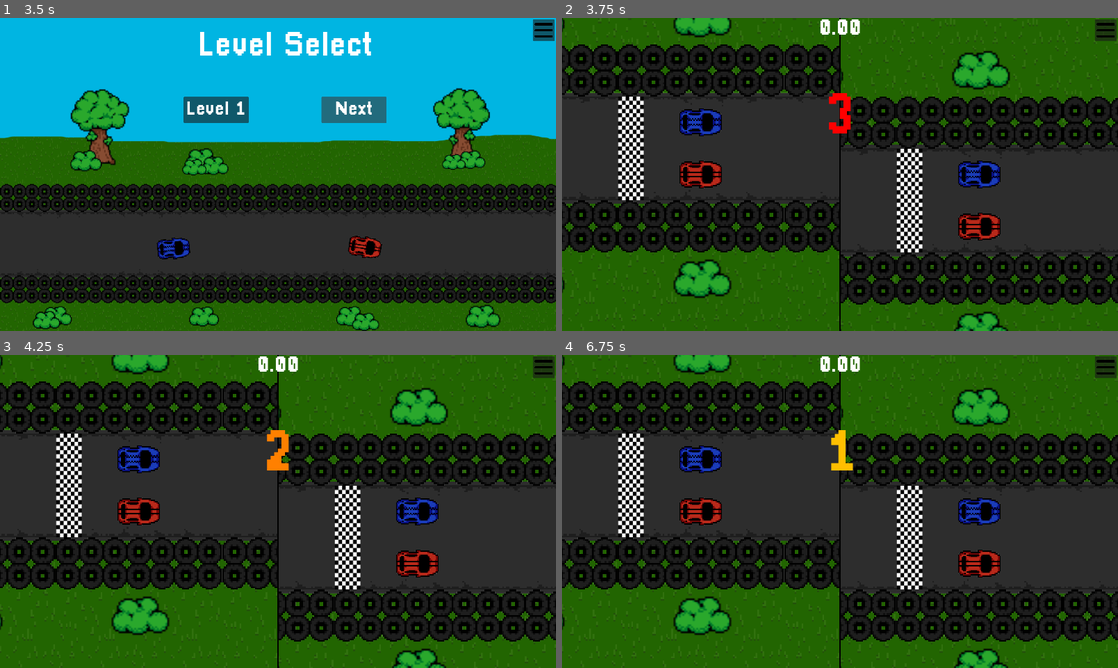
Above: before the commit, frames 1-4 (two rows, left to right).
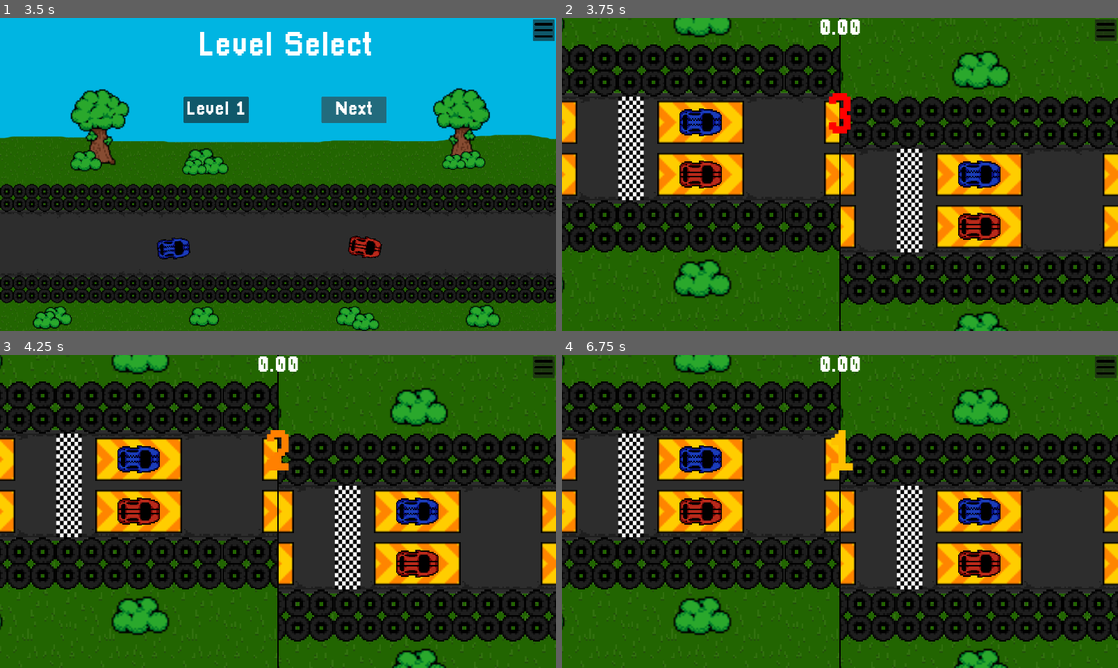
Above: after the commit, the same moments.

Repository: PixelWolf8976/BAISD-AT-at-game
Game: Godot game, scene res://Scenes/main_menu.tscn
Two runs of this game, one before a commit and one after it. Both use one fixed random seed, a clock stepped at 60 frames per second and the inputs below. Sound files missing from this copy of the repository are replaced by a short silence.
Inputs (mouse positions are in pixels of both pictures, inside the frame that each line leads up to):
- Up to frame 1 (3.5 s): click "Play" at 0.5 s; click (544, 30) at 1.27 s; click "Resume" at 2 s; click "Two Player" at 2.75 s
- Up to frame 2 (3.75 s): click "Level 1" at 3.5 s
- Up to frame 3 (4.25 s): no input
- Up to frame 4 (6.75 s): click (1106, 367) at 4.25 s; click "Resume" at 5 s; tap Enter at 5.75 s; hold D (turn_right_1) 5.78-6.53 s; hold Left (turn_left_2) 5.78-6.53 s; tap Space at 6.5 s; hold A (turn_left_1) from 6.53 s (still down); tap Right (turn_right_2) at 6.6 s

Frame 1 is identical in both runs. In frame 2, 9.2% of the frame differs, in the area x 0-100%, y 26-74%; in frame 3, 9.2%; in frame 4, 9.2%.

Commit message:
did things with boosts

Diff:
--- a/Resources/Player1.gd
+++ b/Resources/Player1.gd
@@ -1,4 +1,5 @@
 extends CharacterBody2D
+class_name player1
 
 @export var defaultMaxSpeed = 1250.0 * Global.speedMultiplier
 @export var corneringMaxSpeed = 1000.0 * Global.speedMultiplier
--- a/Resources/Player2.gd
+++ b/Resources/Player2.gd
@@ -1,4 +1,5 @@
 extends CharacterBody2D
+class_name player2
 
 @export var defaultMaxSpeed = 1250.0 * Global.speedMultiplier
 @export var corneringMaxSpeed = 1000.0 * Global.speedMultiplier
--- a/Resources/speed_boost.gd
+++ b/Resources/speed_boost.gd
@@ -10,11 +10,13 @@
 	$AnimatedSprite2D.play()
 
 func _on_body_entered(body: Node2D) -> void:
-	body.defaultMaxSpeed = defaultMaxSpeed * speedBoost
-	body.corneringMaxSpeed = corneringMaxSpeed * speedBoost
-	body.acceleration = acceleration * speedBoost
+	if body is player1 || body is player2:
+		body.defaultMaxSpeed = defaultMaxSpeed * speedBoost
+		body.corneringMaxSpeed = corneringMaxSpeed * speedBoost
+		body.acceleration = acceleration * speedBoost
 
 func _on_body_exited(body: Node2D) -> void:
-	body.defaultMaxSpeed = defaultMaxSpeed
-	body.corneringMaxSpeed = corneringMaxSpeed
-	body.acceleration = acceleration
+	if body is player1 || body is player2:
+		body.defaultMaxSpeed = defaultMaxSpeed
+		body.corneringMaxSpeed = corneringMaxSpeed
+		body.acceleration = acceleration
--- a/Scenes/Track 1.tscn
+++ b/Scenes/Track 1.tscn
@@ -116,18 +116,23 @@
 
 [node name="Barriers13" parent="." instance=ExtResource("1_s6rg4")]
 position = Vector2(8086, 6875)
+rotation = 3.14159
 
 [node name="Barriers14" parent="." instance=ExtResource("1_s6rg4")]
 position = Vector2(7126, 6875)
+rotation = 3.14159
 
 [node name="Barriers15" parent="." instance=ExtResource("1_s6rg4")]
 position = Vector2(6166, 6875)
+rotation = 3.14159
 
 [node name="Barriers16" parent="." instance=ExtResource("1_s6rg4")]
 position = Vector2(5206, 6875)
+rotation = 3.14159
 
 [node name="Barriers20" parent="." instance=ExtResource("1_s6rg4")]
 position = Vector2(1366, 6875)
+rotation = 3.14159
 
 [node name="StaticBody2D7" parent="." instance=ExtResource("2_2wxdp")]
 position = Vector2(618, 6883)
@@ -148,11 +153,11 @@
 
 [node name="Barriers21" parent="." instance=ExtResource("1_s6rg4")]
 position = Vector2(-1090, 4419)
-rotation = 1.5708
+rotation = -1.5708
 
 [node name="Barriers22" parent="." instance=ExtResource("1_s6rg4")]
 position = Vector2(-1090, 3459)
-rotation = 1.5708
+rotation = -1.5708
 
 [node name="Corner" parent="." instance=ExtResource("4_2vf3j")]
 position = Vector2(-1091, 2661)
@@ -193,18 +198,23 @@
 
 [node name="Barriers29" parent="." instance=ExtResource("1_s6rg4")]
 position = Vector2(398, 8810)
+rotation = 3.14159
 
 [node name="Barriers30" parent="." instance=ExtResource("1_s6rg4")]
 position = Vector2(2318, 8810)
+rotation = 3.14159
 
 [node name="Barriers31" parent="." instance=ExtResource("1_s6rg4")]
 position = Vector2(1358, 8810)
+rotation = 3.14159
 
 [node name="Barriers33" parent="." instance=ExtResource("1_s6rg4")]
 position = Vector2(-562, 8810)
+rotation = 3.14159
 
 [node name="Barriers34" parent="." instance=ExtResource("1_s6rg4")]
 position = Vector2(-1522, 8810)
+rotation = 3.14159
 
 [node name="Barriers35" parent="." instance=ExtResource("1_s6rg4")]
 position = Vector2(-1920, 0)
@@ -246,15 +256,19 @@
 
 [node name="Barriers37" parent="." instance=ExtResource("1_s6rg4")]
 position = Vector2(-7576, 10562)
+rotation = 3.14159
 
 [node name="Barriers38" parent="." instance=ExtResource("1_s6rg4")]
 position = Vector2(-6616, 10562)
+rotation = 3.14159
 
 [node name="Barriers39" parent="." instance=ExtResource("1_s6rg4")]
 position = Vector2(-5656, 10562)
+rotation = 3.14159
 
 [node name="Barriers40" parent="." instance=ExtResource("1_s6rg4")]
 position = Vector2(-4696, 10562)
+rotation = 3.14159
 
 [node name="StaticBody2D13" parent="." instance=ExtResource("2_2wxdp")]
 position = Vector2(-3948, 10570)
@@ -280,19 +294,19 @@
 
 [node name="Barriers41" parent="." instance=ExtResource("1_s6rg4")]
 position = Vector2(-10029, 5206)
-rotation = 1.5708
+rotation = -1.5708
 
 [node name="Barriers42" parent="." instance=ExtResource("1_s6rg4")]
 position = Vector2(-10029, 8086)
-rotation = 1.5708
+rotation = -1.5708
 
 [node name="Barriers43" parent="." instance=ExtResource("1_s6rg4")]
 position = Vector2(-10029, 7126)
-rotation = 1.5708
+rotation = -1.5708
 
 [node name="Barriers44" parent="." instance=ExtResource("1_s6rg4")]
 position = Vector2(-10029, 6166)
-rotation = 1.5708
+rotation = -1.5708
 
 [node name="StaticBody2D16" parent="." instance=ExtResource("2_2wxdp")]
 position = Vector2(-7427, 1943)
@@ -339,7 +353,7 @@
 
 [node name="Barriers50" parent="." instance=ExtResource("1_s6rg4")]
 position = Vector2(-7434, 780)
-rotation = 1.5708
+rotation = -1.5708
 
 [node name="TileMap" type="TileMap" parent="."]
 z_index = -10
@@ -350,7 +364,8 @@
 layer_0/tile_data = PackedInt32Array(65532, 4, 0, 65533, 4, 0, 65534, 4, 0, 131068, 4, 0, 131069, 4, 0, 131070, 4, 0, 1 …(41721 unchanged characters)…
 
 [node name="Overpass" parent="." instance=ExtResource("7_ex7dc")]
-position = Vector2(2607, 6875)
+position = Vector2(3535, 6875)
+rotation = 3.14159
 
 [node name="Barriers51" parent="." instance=ExtResource("1_s6rg4")]
 position = Vector2(3116, 6092)
--- a/Scenes/Track 2.tscn
+++ b/Scenes/Track 2.tscn
@@ -59,15 +59,15 @@
 
 [node name="Barriers11" parent="." instance=ExtResource("1_pfmxn")]
 position = Vector2(11935, -3294)
-rotation = 1.5708
+rotation = -1.5708
 
 [node name="Barriers12" parent="." instance=ExtResource("1_pfmxn")]
 position = Vector2(11935, -4254)
-rotation = 1.5708
+rotation = -1.5708
 
 [node name="Barriers13" parent="." instance=ExtResource("1_pfmxn")]
 position = Vector2(11935, -5214)
-rotation = 1.5708
+rotation = -1.5708
 
 [node name="StaticBody2D3" parent="." instance=ExtResource("2_oa7yq")]
 position = Vector2(11942, -5962)
@@ -91,12 +91,15 @@
 
 [node name="Barriers14" parent="." instance=ExtResource("1_pfmxn")]
 position = Vector2(8634, -8518)
+rotation = 3.14159
 
 [node name="Barriers15" parent="." instance=ExtResource("1_pfmxn")]
 position = Vector2(7674, -8518)
+rotation = 3.14159
 
 [node name="Barriers16" parent="." instance=ExtResource("1_pfmxn")]
 position = Vector2(6714, -8518)
+rotation = 3.14159
 
 [node name="StaticBody2D5" parent="." instance=ExtResource("2_oa7yq")]
 position = Vector2(5966, -8525)
@@ -169,15 +172,19 @@
 
 [node name="Barriers25" parent="." instance=ExtResource("1_pfmxn")]
 position = Vector2(-3592, 5630)
+rotation = 3.14159
 
 [node name="Barriers26" parent="." instance=ExtResource("1_pfmxn")]
 position = Vector2(-2632, 5630)
+rotation = 3.14159
 
 [node name="Barriers27" parent="." instance=ExtResource("1_pfmxn")]
 position = Vector2(-1672, 5630)
+rotation = 3.14159
 
 [node name="Barriers28" parent="." instance=ExtResource("1_pfmxn")]
 position = Vector2(-712, 5630)
+rotation = 3.14159
 
 [node name="StaticBody2D9" parent="." instance=ExtResource("2_oa7yq")]
 position = Vector2(-8180, 5638)
@@ -201,15 +208,19 @@
 
 [node name="Barriers29" parent="." instance=ExtResource("1_pfmxn")]
 position = Vector2(-7432, 5630)
+rotation = 3.14159
 
 [node name="Barriers30" parent="." instance=ExtResource("1_pfmxn")]
 position = Vector2(-6472, 5630)
+rotation = 3.14159
 
 [node name="Barriers31" parent="." instance=ExtResource("1_pfmxn")]
 position = Vector2(-5512, 5630)
+rotation = 3.14159
 
 [node name="Barriers32" parent="." instance=ExtResource("1_pfmxn")]
 position = Vector2(-4552, 5630)
+rotation = 3.14159
 
 [node name="StaticBody2D10" parent="." instance=ExtResource("2_oa7yq")]
 position = Vector2(-11578, 2242)
@@ -218,11 +229,11 @@
 
 [node name="Barriers33" parent="." instance=ExtResource("1_pfmxn")]
 position = Vector2(-11570, 1494)
-rotation = 1.5708
+rotation = -1.5708
 
 [node name="Barriers34" parent="." instance=ExtResource("1_pfmxn")]
 position = Vector2(-11570, 534)
-rotation = 1.5708
+rotation = -1.5708
 
 [node name="StaticBody2D11" parent="." instance=ExtResource("2_oa7yq")]
 position = Vector2(-11563, -214)
@@ -243,11 +254,11 @@
 
 [node name="Barriers35" parent="." instance=ExtResource("1_pfmxn")]
 position = Vector2(-13322, -2634)
-rotation = 1.5708
+rotation = -1.5708
 
 [node name="Barriers36" parent="." instance=ExtResource("1_pfmxn")]
 position = Vector2(-13322, -3594)
-rotation = 1.5708
+rotation = -1.5708
 
 [node name="Corner" parent="." instance=ExtResource("4_tmmyx")]
 position = Vector2(-13323, -4392)
--- a/Scenes/Track 3.tscn
+++ b/Scenes/Track 3.tscn
@@ -149,18 +149,23 @@
 
 [node name="Barriers18" parent="." instance=ExtResource("1_k0s8w")]
 position = Vector2(10606, 8684)
+rotation = 3.14159
 
 [node name="Barriers19" parent="." instance=ExtResource("1_k0s8w")]
 position = Vector2(11566, 8684)
+rotation = 3.14159
 
 [node name="Barriers20" parent="." instance=ExtResource("1_k0s8w")]
 position = Vector2(12526, 8684)
+rotation = 3.14159
 
 [node name="Barriers21" parent="." instance=ExtResource("1_k0s8w")]
 position = Vector2(13486, 8684)
+rotation = 3.14159
 
 [node name="Barriers22" parent="." instance=ExtResource("1_k0s8w")]
 position = Vector2(14446, 8684)
+rotation = 3.14159
 
 [node name="StaticBody2D7" parent="." instance=ExtResource("2_g6m3k")]
 position = Vector2(9858, 8692)
@@ -189,24 +194,31 @@
 
 [node name="Barriers23" parent="." instance=ExtResource("1_k0s8w")]
 position = Vector2(3, 5252)
+rotation = 3.14159
 
 [node name="Barriers24" parent="." instance=ExtResource("1_k0s8w")]
 position = Vector2(963, 5252)
+rotation = 3.14159
 
 [node name="Barriers25" parent="." instance=ExtResource("1_k0s8w")]
 position = Vector2(1923, 5252)
+rotation = 3.14159
 
 [node name="Barriers26" parent="." instance=ExtResource("1_k0s8w")]
 position = Vector2(2883, 5252)
+rotation = 3.14159
 
 [node name="Barriers27" parent="." instance=ExtResource("1_k0s8w")]
 position = Vector2(3843, 5252)
+rotation = 3.14159
 
 [node name="Barriers28" parent="." instance=ExtResource("1_k0s8w")]
 position = Vector2(4803, 5252)
+rotation = 3.14159
 
 [node name="Barriers29" parent="." instance=ExtResource("1_k0s8w")]
 position = Vector2(5763, 5252)
+rotation = 3.14159
 
 [node name="StaticBody2D9" parent="." instance=ExtResource("2_g6m3k")]
 position = Vector2(-748, 8)
@@ -299,18 +311,23 @@
 
 [node name="Barriers35" parent="." instance=ExtResource("1_k0s8w")]
 position = Vector2(-8690, 8683)
+rotation = 3.14159
 
 [node name="Barriers36" parent="." instance=ExtResource("1_k0s8w")]
 position = Vector2(-7730, 8683)
+rotation = 3.14159
 
 [node name="Barriers37" parent="." instance=ExtResource("1_k0s8w")]
 position = Vector2(-6770, 8683)
+rotation = 3.14159
 
 [node name="Barriers38" parent="." instance=ExtResource("1_k0s8w")]
 position = Vector2(-5810, 8683)
+rotation = 3.14159
 
 [node name="Barriers39" parent="." instance=ExtResource("1_k0s8w")]
 position = Vector2(-4850, 8683)
+rotation = 3.14159
 
 [node name="StaticBody2D15" parent="." instance=ExtResource("2_g6m3k")]
 position = Vector2(-9438, 8691)
--- a/Things/Path.tscn
+++ b/Things/Path.tscn
@@ -1,9 +1,10 @@
-[gd_scene load_steps=5 format=3 uid="uid://cycx54k60s5it"]
+[gd_scene load_steps=6 format=3 uid="uid://cycx54k60s5it"]
 
 [ext_resource type="Script" path="res://Resources/PathScript.gd" id="1_mdyco"]
 [ext_resource type="PackedScene" uid="uid://pvkwa02gp8lm" path="res://Scenes/barrier.tscn" id="1_nmdvo"]
 [ext_resource type="Texture2D" uid="uid://bg6clf8b37im3" path="res://Resources/straight foad.png" id="1_uq62d"]
 [ext_resource type="Texture2D" uid="uid://bs15q7uau5mxj" path="res://Resources/Bush.png" id="4_16l0m"]
+[ext_resource type="PackedScene" uid="uid://ce7y3sp6d2q0q" path="res://Things/Speed_boost.tscn" id="5_fcxa5"]
 
 [node name="Barriers" type="Node2D"]
 script = ExtResource("1_mdyco")
@@ -32,3 +33,11 @@
 position = Vector2(0, -750)
 scale = Vector2(10, 10)
 texture = ExtResource("4_16l0m")
+
+[node name="SpeedBoost" parent="." instance=ExtResource("5_fcxa5")]
+position = Vector2(0, -150)
+rotation = 1.5708
+
+[node name="Speed boost" parent="." instance=ExtResource("5_fcxa5")]
+position = Vector2(0, 150)
+rotation = 1.5708
--- a/Things/Speed_boost.tscn
+++ b/Things/Speed_boost.tscn
@@ -128,7 +128,6 @@
 
 [node name="SpeedBoost" type="Area2D"]
 z_index = -1
-scale = Vector2(10, 10)
 collision_layer = 0
 collision_mask = 63
 script = ExtResource("1_fk132")
